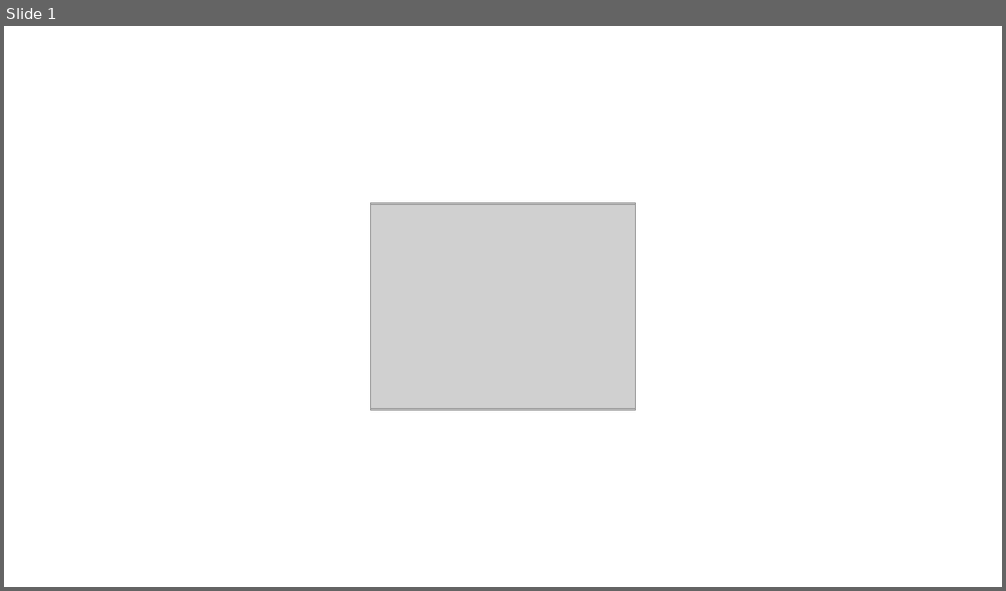
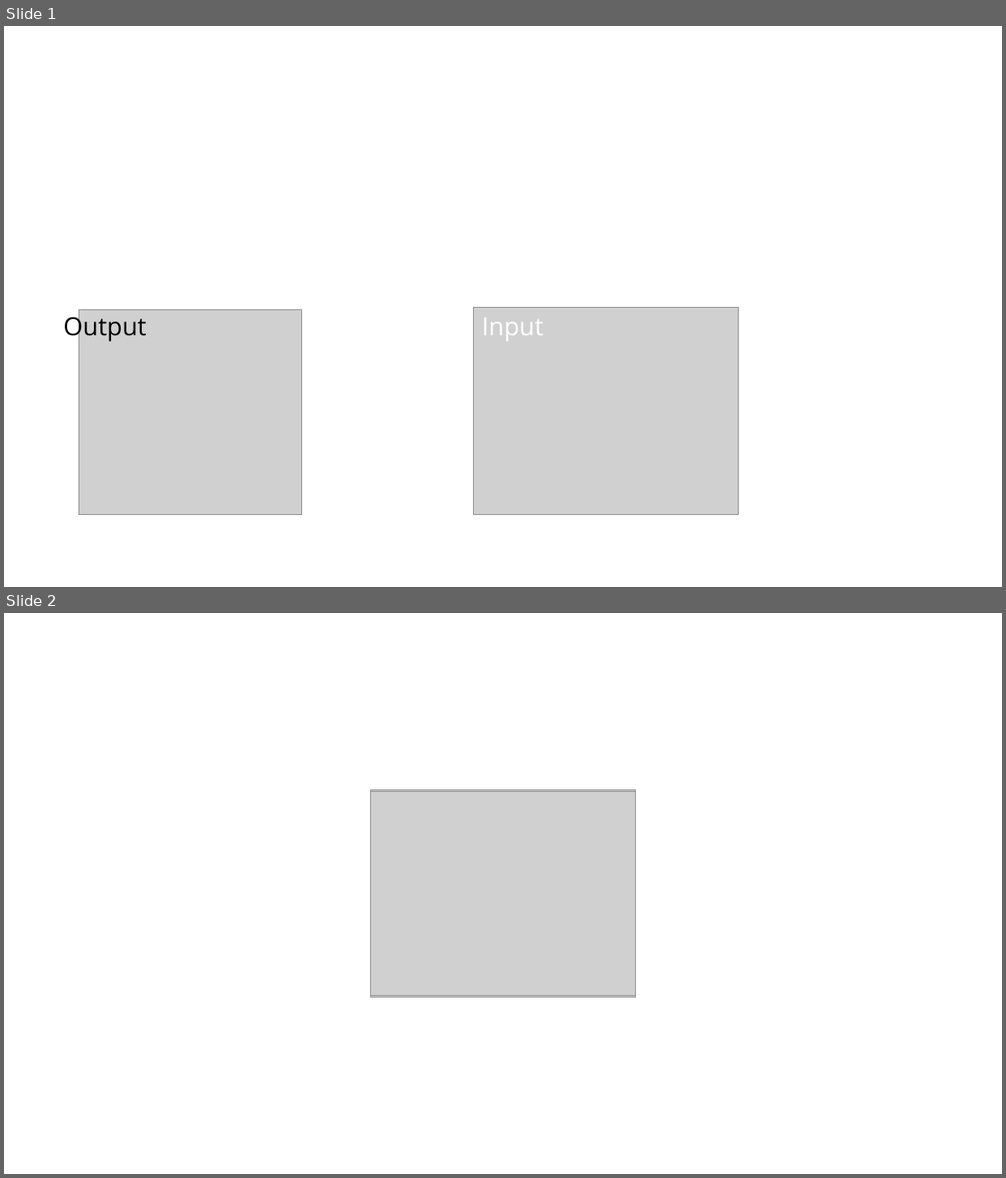
Before and after one commit to xiumingzhang/xiumingzhang.github.io, a slide deck: assets/grabcut.pptx. Shown one above the other, each under a label of ours: slide 1 before the commit, slides 1 and 2 after it. The pictures are 1006x591 and 1006x1178 pixels, drawn with LibreOffice and Linux fonts; fonts in the diff are those of the drawing; grey boxes stand for pictures. Boxes give left, top, right and bottom in pixels: in the first picture for what was removed or moved away, otherwise in the second. Text is boxed around its words. In the diff, an @@ line names an element or a change of style, - is before the commit and + after.

```diff
--- a/assets/grabcut.pptx
+++ b/assets/grabcut.pptx
@@ slide 1 added at (4, 26, 1002, 587), background #FFFFFF @@
@@ rectangle added at (43, 292, 333, 531), fill #FFFFFF @@
@@ text added at (63, 313, 146, 343), 24 pt, text #000000 @@
+Output
@@ picture added at (79, 310, 302, 515) @@
@@ picture added at (473, 308, 739, 515) @@
@@ text added at (482, 318, 543, 341), 24 pt, text #FFFFFF @@
+Input
@@ what was slide 1 is now slide 2 @@
```
Also in this commit, not shown: 6 other files.
